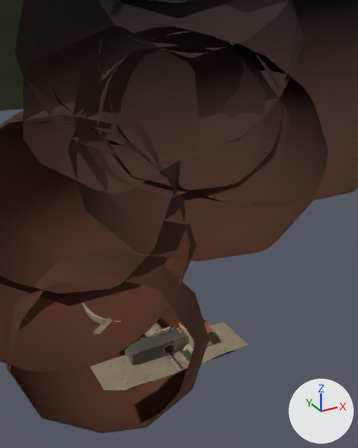
Before and after pictures for a commit that changed the glTF model public/assets/pompeii-kit.glb.
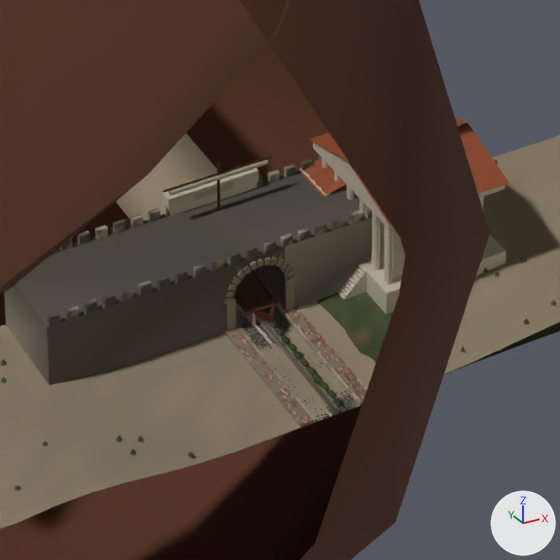
Each version is shown from a camera (50 mm lens) standing at (-121.7, -246.2, 208.7) and looking at (20.4, 12.2, 79.5), then close up on the part from 35% to 62% of the width and 67% to 88% of the height. Arrows for +X, +Y and +Z are at lower right; the lights stay in place. The first two pictures are the older version. Everything nearer to the camera than a plane just in front of the edit is cut away. Where no turn or scale is listed for an object, it has been applied to the vertices.

Before the edit, the objects in view are built like this:
```python
me_mesh_0 = bpy.data.meshes.new('Mesh_0')
me_mesh_0.from_pydata(...)  # 8427 vertices, 11234 faces; spans x -2.7..2.7, y -15.0..15.0, z -0.1..0.1
me_mesh_0.materials.append(mat_stone)
me_mesh_53 = bpy.data.meshes.new('Mesh_53')
me_mesh_53.from_pydata(...)  # 8192 vertices, 13651 faces; spans x -26.8..26.8, y -41.5..41.5, z -7.1..7.1
me_mesh_53.materials.append(mat_stone)
me_mesh_61 = bpy.data.meshes.new('Mesh_61')
me_mesh_61.from_pydata(...)  # 336 vertices, 600 faces; spans x -18.6..18.6, y -15.0..15.0, z -0.1..0.1
me_mesh_61.materials.append(mat_plaster)
ob_country_ground_30m_plaster = bpy.data.objects.new('Country_Ground_30m_plaster', me_mesh_61)
ob_country_ground_30m_plaster.location = (21.4, -15.0, 0.1)
ob_road_30m_stone = bpy.data.objects.new('Road_30m_stone', me_mesh_0)
ob_road_30m_stone.location = (0.0, -15.0, 0.0)
ob_theatre_stone = bpy.data.objects.new('Theatre_stone', me_mesh_53)
ob_theatre_stone.location = (-21.9, 41.5, 5.5)
# also in view: 'Forum_Temple_stone' at (19.5, -9.0, 7.6); 'Porta_Stabia_stone' at (0.0, -6.0, 4.8); 'Forum_Gate_stone' at (0.0, 0.0, 5.7); 'Beach_Sand_30m_stone' at (0.0, -15.0, 0.9); 'Galley_wood' at (0.0, 0.9, 7.6)
```
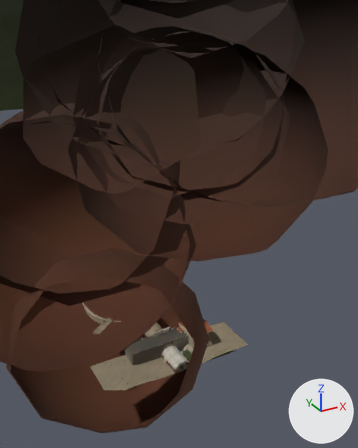
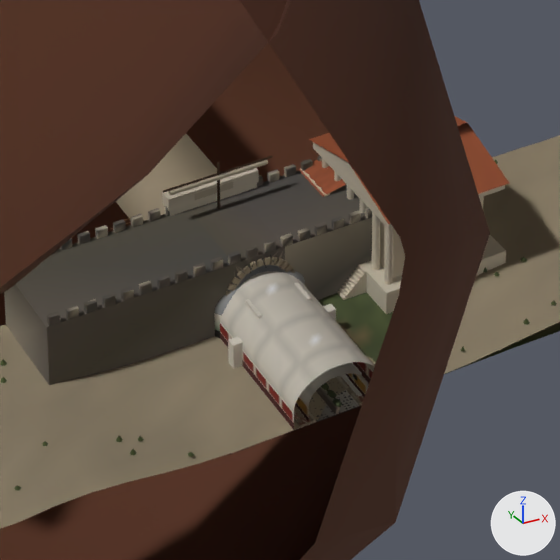
What differs and where, as boxes [x1, y1, x2, y2] in the close-ups (560 x 560 px):
'Baths_Caldarium_30m_plaster', added: after [220, 271, 375, 429]
'Baths_Frigidarium_18m_plaster', added: after [214, 264, 336, 369]
'Baths_Apodyterium_30m_plaster', added: after [295, 363, 367, 422]
'Baths_Apodyterium_30m_stone', added: after [295, 374, 362, 421]
'Baths_Caldarium_30m_stone', added: after [344, 362, 369, 388]
'Kerbs_30m_stone', unchanged, covered by the edit: before [224, 286, 367, 428]; after [294, 376, 364, 428]
'Galley_wood', unchanged, covered by the edit: before [111, 156, 282, 322]; after [111, 156, 273, 229]

The change, as a diff of the scene's bpy script:
```diff
--- a/public/assets/pompeii-kit.glb.py
+++ b/public/assets/pompeii-kit.glb.py
@@ me_mesh_95 @@
+me_mesh_95.from_pydata(...)  # 960 vertices, 1648 faces; spans x -6.5..6.5, y -9.0..9.0, z -3.4..3.4
+me_mesh_95.materials.append(mat_plaster)
@@ me_mesh_92 @@
+me_mesh_92.from_pydata(...)  # 1563 vertices, 2880 faces; spans x -5.4..5.4, y -15.0..15.0, z -3.2..3.2
+me_mesh_92.materials.append(mat_plaster)
@@ me_mesh_91 @@
+me_mesh_91.from_pydata(...)  # 36 vertices, 58 faces; spans x -5.4..5.4, y -15.0..15.0, z -0.3..0.3
+me_mesh_91.materials.append(mat_stone)
@@ me_mesh_88 @@
+me_mesh_88.from_pydata(...)  # 1851 vertices, 3312 faces; spans x -3.6..3.6, y -15.0..15.0, z -2.5..2.5
+me_mesh_88.materials.append(mat_plaster)
@@ me_mesh_87 @@
+me_mesh_87.from_pydata(...)  # 36 vertices, 58 faces; spans x -3.6..3.6, y -15.0..15.0, z -0.2..0.2
+me_mesh_87.materials.append(mat_stone)
@@ ob_baths_frigidarium_18m_plaster @@
+ob_baths_frigidarium_18m_plaster = bpy.data.objects.new('Baths_Frigidarium_18m_plaster', me_mesh_95)
+ob_baths_frigidarium_18m_plaster.location = (0.0, -9.0, 3.4)
@@ ob_baths_caldarium_30m_plaster @@
+ob_baths_caldarium_30m_plaster = bpy.data.objects.new('Baths_Caldarium_30m_plaster', me_mesh_92)
+ob_baths_caldarium_30m_plaster.location = (0.0, -15.0, 3.2)
@@ ob_baths_caldarium_30m_stone @@
+ob_baths_caldarium_30m_stone = bpy.data.objects.new('Baths_Caldarium_30m_stone', me_mesh_91)
+ob_baths_caldarium_30m_stone.location = (0.0, -15.0, 0.3)
@@ ob_baths_apodyterium_30m_plaster @@
+ob_baths_apodyterium_30m_plaster = bpy.data.objects.new('Baths_Apodyterium_30m_plaster', me_mesh_88)
+ob_baths_apodyterium_30m_plaster.location = (0.0, -15.0, 2.5)
@@ ob_baths_apodyterium_30m_stone @@
+ob_baths_apodyterium_30m_stone = bpy.data.objects.new('Baths_Apodyterium_30m_stone', me_mesh_87)
+ob_baths_apodyterium_30m_stone.location = (0.0, -15.0, 0.2)
```
